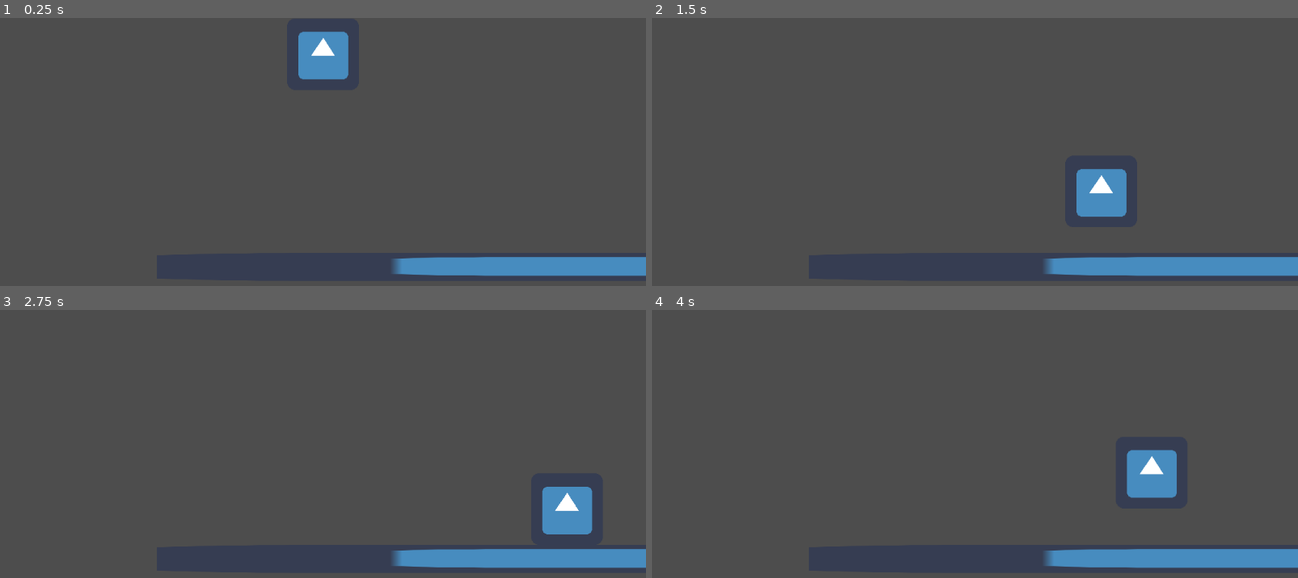
Above: before the commit, frames 1-4 (two rows, left to right).
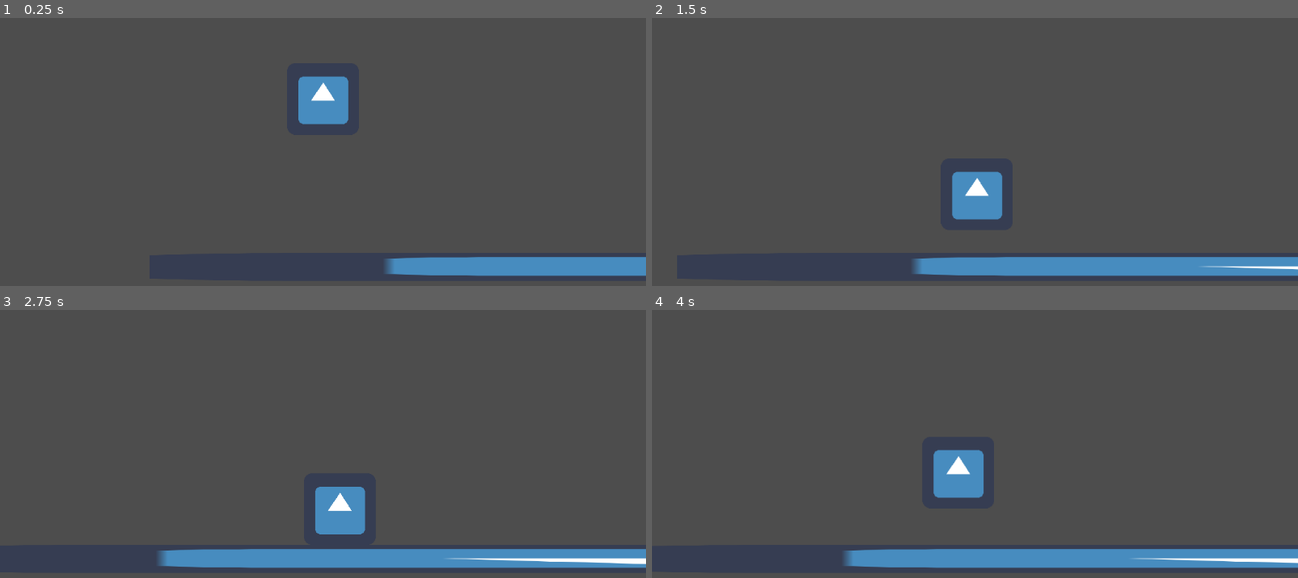
Above: after the commit, the same moments.

Repository: MikudayoJP/playground
Game: Godot game, scene res://scenes/main.tscn
Same seed, same stepped clock (60 frames per second), same inputs: the game is played once before the commit and once after it. The engine's default icon, where the game draws it, is replaced by a stand-in: a white triangle on a blue panel in a dark square.
Inputs (mouse positions are in pixels of both pictures, inside the frame that each line leads up to):
- Up to frame 1 (0.25 s): no input
- Up to frame 2 (1.5 s): tap Enter (ui_accept) at 0.5, 0.77 s; move the mouse to (1117, 181) at 0.52 s; hold D (right) 0.53-1.28 s; hold F 0.53-1.28 s; click (1117, 181) at 0.67 s; move the mouse to (845, 216) at 1.27 s; hold S from 1.28 s (still down); tap Space at 1.35 s
- Up to frame 3 (2.75 s): tap Enter (ui_accept) at 1.52 s; move the mouse to (387, 411) at 2.02 s; release S at 2.03 s; hold D (right) from 2.03 s (still down); hold F from 2.03 s (still down)
- Up to frame 4 (4 s): move the mouse to (942, 564) at 2.77 s; release D (right) at 2.78 s; release F at 2.78 s; hold W 2.78-3.53 s; tap Space at 2.85 s; click (942, 564) at 2.92 s; tap Enter (ui_accept) at 3.02, 3.77 s; move the mouse to (1168, 545) at 3.52 s; hold A (left) from 3.53 s (still down); hold F from 3.53 s (still down)

The runs differ from the first frame. In frame 1, 2.8% of the frame differs, in the area x 46-75%, y 5-97%; in frame 2, 4.5%; in frame 3, 5.9%, in the area x 24-100%, y 65-97%; in frame 4, 5.4%.

Commit message:
implemented (simple) path follow via phantomCamera

Diff:
--- a/scenes/main.tscn
+++ b/scenes/main.tscn
@@ -29,7 +29,7 @@
 [node name="Main" type="Node2D"]
 
 [node name="Camera2D" type="Camera2D" parent="."]
-position = Vector2(269.996, 501)
+position = Vector2(283.001, 501)
 
 [node name="PhantomCameraHost" type="Node" parent="Camera2D"]
 script = ExtResource("1_whupo")
@@ -38,7 +38,7 @@
 curve = SubResource("Curve2D_1ojvd")
 
 [node name="PhantomCamera2D" type="Node2D" parent="."]
-position = Vector2(269.996, 501)
+position = Vector2(283.001, 501)
 script = ExtResource("1_d8v1d")
 priority_override = false
 priority = 0
@@ -46,10 +46,11 @@
 follow_mode = 4
 follow_target = NodePath("../Player")
 follow_path = NodePath("../Path2D")
-follow_parameters/damping = false
+follow_parameters/damping = true
+follow_parameters/damping_value = 10.0
 frame_preview = true
 pixel_perfect = false
-limit/draw_limits = false
+limit/draw_limits = true
 limit/left = -10000000
 limit/top = -10000000
 limit/right = 10000000
@@ -61,7 +62,7 @@
 inactive_update_mode = 0
 
 [node name="Player" parent="." instance=ExtResource("1_7oy31")]
-position = Vector2(270, 209)
+position = Vector2(283, 289)
 
 [node name="floor" type="MeshInstance2D" parent="."]
 position = Vector2(1337.5, 622)
--- a/scenes/player.tscn
+++ b/scenes/player.tscn
@@ -3,16 +3,14 @@
 [ext_resource type="Texture2D" uid="uid://d35jevdp2lhsh" path="res://assets/icons/icon.png" id="1_huirb"]
 [ext_resource type="Script" path="res://scripts/player.gd" id="2_ka08y"]
 
-[sub_resource type="RectangleShape2D" id="RectangleShape2D_c4qht"]
+[sub_resource type="RectangleShape2D" id="RectangleShape2D_2oih6"]
 size = Vector2(128, 128)
 
-[node name="Player" type="Node2D"]
-
-[node name="CharacterBody2D" type="CharacterBody2D" parent="."]
+[node name="CharacterBody2D" type="CharacterBody2D"]
 script = ExtResource("2_ka08y")
 
-[node name="Sprite2D" type="Sprite2D" parent="CharacterBody2D"]
+[node name="Sprite2D" type="Sprite2D" parent="."]
 texture = ExtResource("1_huirb")
 
-[node name="CollisionShape2D" type="CollisionShape2D" parent="CharacterBody2D"]
-shape = SubResource("RectangleShape2D_c4qht")
+[node name="CollisionShape2D" type="CollisionShape2D" parent="."]
+shape = SubResource("RectangleShape2D_2oih6")
